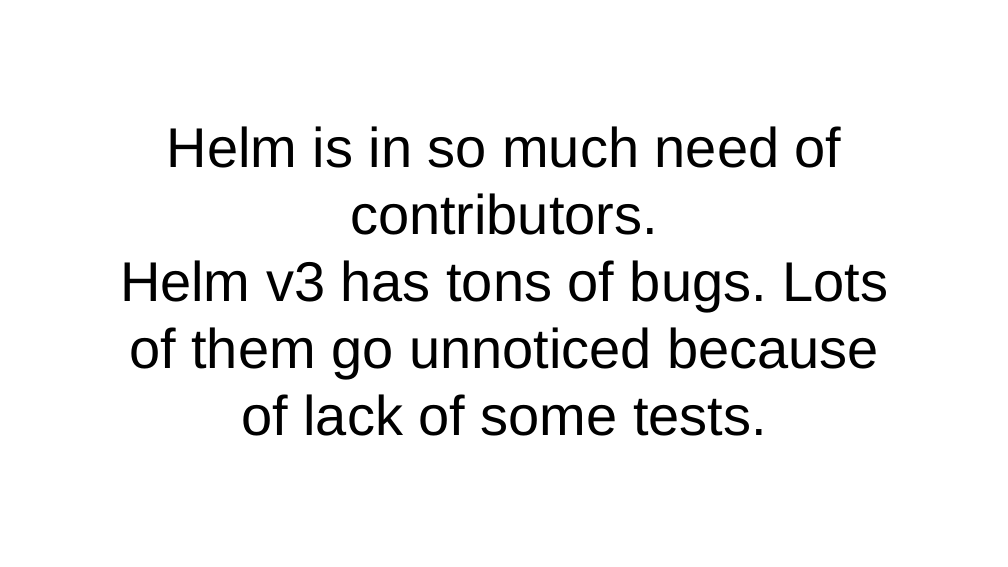
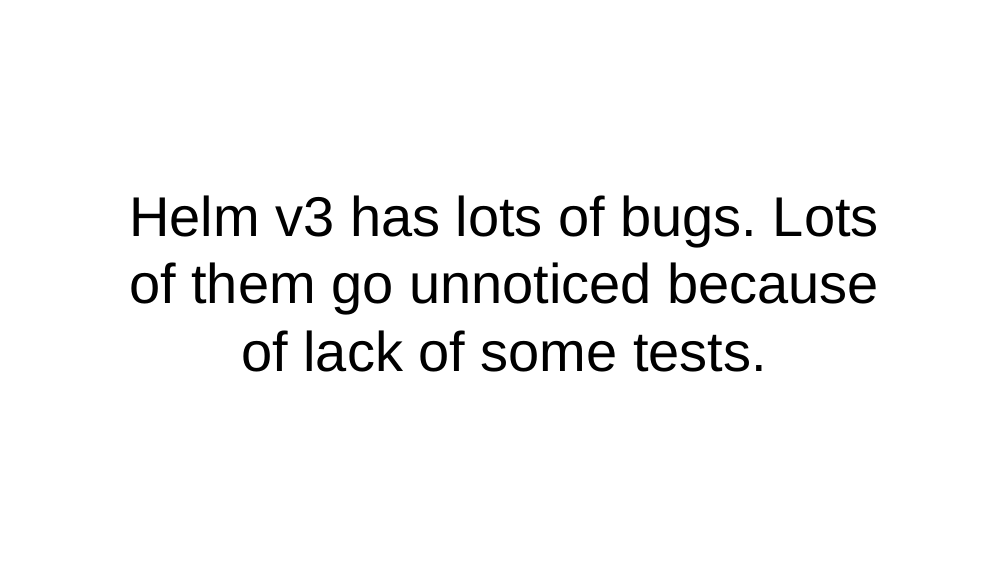
Before and after one commit to karuppiah7890/talks, a slide deck: slide 18 of contributing-to-helm/Contributing to Helm.pptx (slide 16 before the commit). Drawn at 1008x567 pixels with LibreOffice and Linux fonts; fonts in the diff are those of the drawing. Boxes give left, top, right and bottom in pixels: in the first picture for what was removed or moved away, otherwise in the second. Text is boxed around its words. In the diff, an @@ line names an element or a change of style, - is before the commit and + after.

Commit message:
update contributing to helm slides

```diff
--- a/contributing-to-helm/Contributing to Helm.pptx
+++ b/contributing-to-helm/Contributing to Helm.pptx
@@ text at box(129, 195, 879, 372): text changed @@
-Helm is in so much need of contributors.
-Helm v3 has tons of bugs. Lots of them go unnoticed because of lack of some tests.
+Helm v3 has lots of bugs. Lots of them go unnoticed because of lack of some tests.
```
Also in this commit, not shown: 8 other slides changed, 16 slides added, 4 slides removed, 2 other files.
